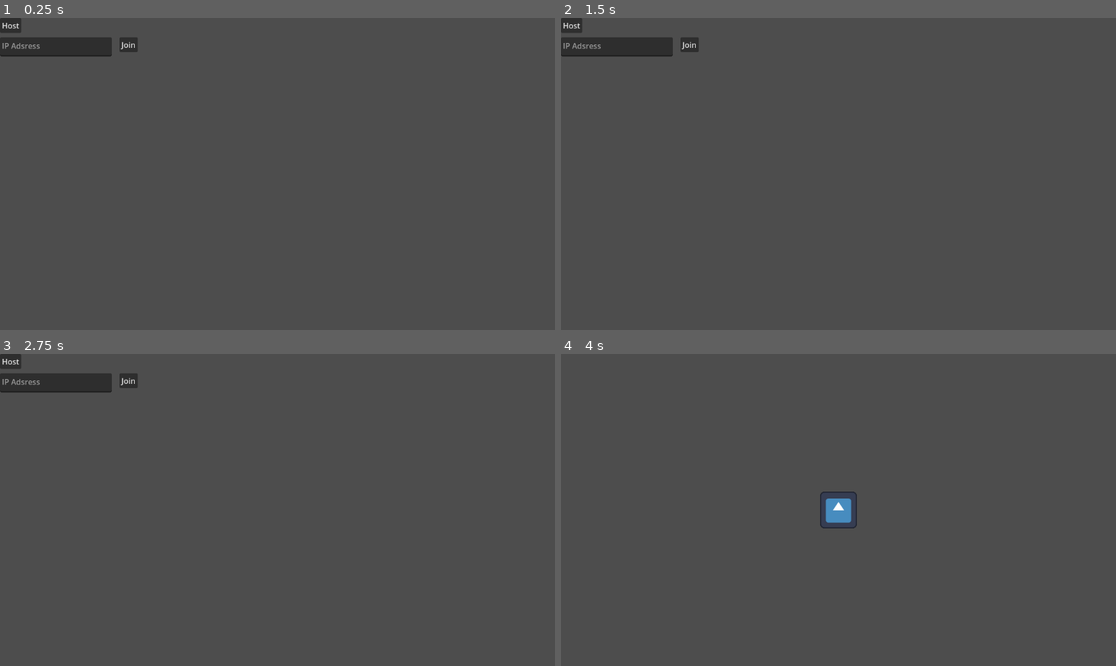
Above: before the commit, frames 1-4 (two rows, left to right).
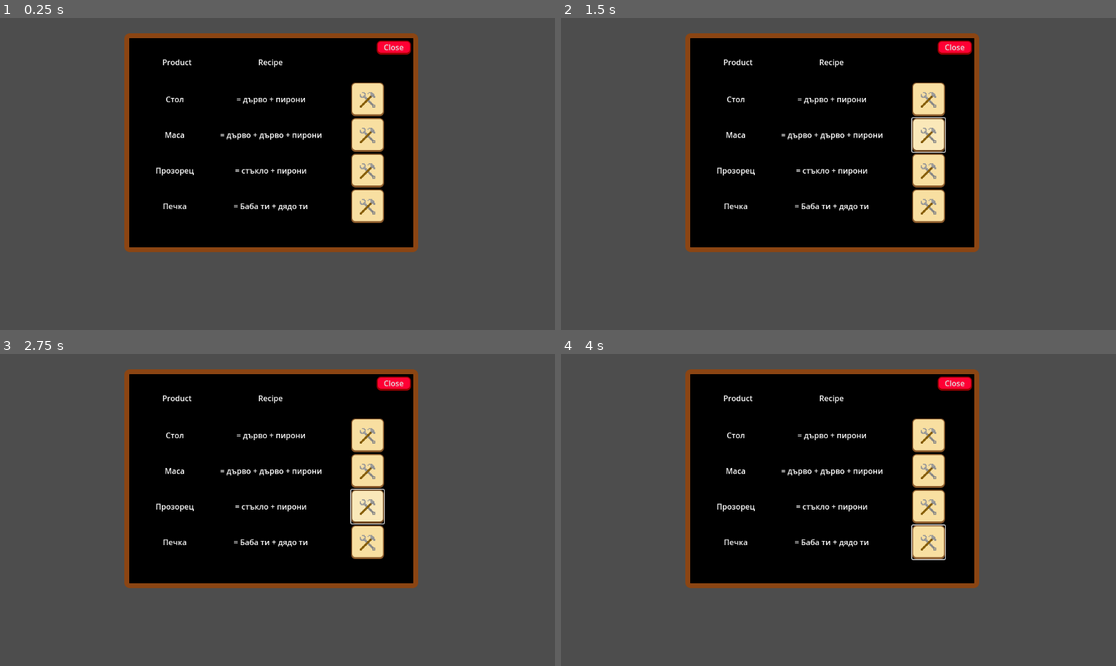
Above: after the commit, the same moments.

Repository: M41T4P-GAMES/Overworked
Game: Godot game, scene res://Scenes/recipes_UI.tscn
Same seed, same stepped clock (60 frames per second), same inputs: the game is played once before the commit and once after it. Before the commit the project starts from res://Scenes/menu.tscn. The engine's default icon, where the game draws it, is replaced by a stand-in: a white triangle on a blue panel in a dark square.
Inputs (mouse positions are in pixels of both pictures, inside the frame that each line leads up to):
- Up to frame 1 (0.25 s): no input
- Up to frame 2 (1.5 s): click (927, 99) at 0.52 s; click (927, 136) at 1.27 s
- Up to frame 3 (2.75 s): click (366, 506) at 2.02 s
- Up to frame 4 (4 s): click (927, 541) at 2.77 s; click (572, 360) at 3.5 s, where only the run before the commit has a clickable "Host"

The runs differ from the first frame. In frame 1, 38% of the frame differs, in the area x 0-76%, y 0-76%; in frame 2, 38%; in frame 3, 38%; in frame 4, 37%.

Commit message:
Crafting UI
ah

Diff:
--- /dev/null
+++ b/Assets/Crafting_UI/Default_button.tres
@@ -0,0 +1,42 @@
+[gd_resource type="Theme" load_steps=4 format=3 uid="uid://dys7obpbw7hjp"]
+
+[sub_resource type="StyleBoxFlat" id="StyleBoxFlat_b8jxc"]
+bg_color = Color(0.980609, 0.907434, 0.726971, 1)
+border_width_left = 2
+border_width_top = 2
+border_width_right = 2
+border_width_bottom = 4
+border_color = Color(0.440755, 0.280853, 0.126899, 1)
+corner_radius_top_left = 8
+corner_radius_top_right = 8
+corner_radius_bottom_right = 8
+corner_radius_bottom_left = 8
+
+[sub_resource type="StyleBoxFlat" id="StyleBoxFlat_huafb"]
+bg_color = Color(0.972549, 0.87451, 0.631373, 1)
+border_width_left = 2
+border_width_top = 2
+border_width_right = 2
+border_width_bottom = 4
+border_color = Color(0.545098, 0.352941, 0.168627, 1)
+corner_radius_top_left = 8
+corner_radius_top_right = 8
+corner_radius_bottom_right = 8
+corner_radius_bottom_left = 8
+
+[sub_resource type="StyleBoxFlat" id="StyleBoxFlat_tuhou"]
+bg_color = Color(0.55669, 0.448305, 0.146031, 1)
+border_width_left = 2
+border_width_top = 2
+border_width_right = 2
+border_width_bottom = 2
+border_color = Color(0.637843, 0.637843, 0.637843, 1)
+corner_radius_top_left = 8
+corner_radius_top_right = 8
+corner_radius_bottom_right = 8
+corner_radius_bottom_left = 8
+
+[resource]
+Button/styles/hover = SubResource("StyleBoxFlat_b8jxc")
+Button/styles/normal = SubResource("StyleBoxFlat_huafb")
+Button/styles/pressed = SubResource("StyleBoxFlat_tuhou")
--- /dev/null
+++ b/Assets/Crafting_UI/close_theme.tres
@@ -0,0 +1,42 @@
+[gd_resource type="Theme" load_steps=4 format=3 uid="uid://b66pkix1bercv"]
+
+[sub_resource type="StyleBoxFlat" id="StyleBoxFlat_o8p3t"]
+bg_color = Color(1, 0.231257, 0.285398, 1)
+border_width_left = 2
+border_width_top = 2
+border_width_right = 2
+border_width_bottom = 4
+border_color = Color(0.7781, 0.0200789, 0, 1)
+corner_radius_top_left = 8
+corner_radius_top_right = 8
+corner_radius_bottom_right = 8
+corner_radius_bottom_left = 8
+
+[sub_resource type="StyleBoxFlat" id="StyleBoxFlat_4h5gb"]
+bg_color = Color(1, 0, 0.203922, 1)
+border_width_left = 2
+border_width_top = 2
+border_width_right = 2
+border_width_bottom = 4
+border_color = Color(0.610461, 0.0103822, 4.33177e-07, 1)
+corner_radius_top_left = 8
+corner_radius_top_right = 8
+corner_radius_bottom_right = 8
+corner_radius_bottom_left = 8
+
+[sub_resource type="StyleBoxFlat" id="StyleBoxFlat_jocsp"]
+bg_color = Color(0.759609, 0, 0.0395836, 1)
+border_width_left = 2
+border_width_top = 2
+border_width_right = 2
+border_width_bottom = 2
+border_color = Color(0.473152, 0.00672471, 0, 1)
+corner_radius_top_left = 8
+corner_radius_top_right = 8
+corner_radius_bottom_right = 8
+corner_radius_bottom_left = 8
+
+[resource]
+Button/styles/hover = SubResource("StyleBoxFlat_o8p3t")
+Button/styles/normal = SubResource("StyleBoxFlat_4h5gb")
+Button/styles/pressed = SubResource("StyleBoxFlat_jocsp")
--- /dev/null
+++ b/Assets/Crafting_UI/window_theme.tres
@@ -0,0 +1,16 @@
+[gd_resource type="Theme" load_steps=2 format=3 uid="uid://cblx72lp0bij4"]
+
+[sub_resource type="StyleBoxFlat" id="StyleBoxFlat_h3ddv"]
+bg_color = Color(0, 0, 0, 1)
+border_width_left = 10
+border_width_top = 10
+border_width_right = 10
+border_width_bottom = 10
+border_color = Color(0.545098, 0.270588, 0.0745098, 1)
+corner_radius_top_left = 10
+corner_radius_top_right = 10
+corner_radius_bottom_right = 10
+corner_radius_bottom_left = 10
+
+[resource]
+PanelContainer/styles/panel = SubResource("StyleBoxFlat_h3ddv")
--- /dev/null
+++ b/Scenes/recipes_UI.tscn
@@ -0,0 +1,150 @@
+[gd_scene load_steps=6 format=3 uid="uid://dmp2fdxu0qr5n"]
+
+[ext_resource type="Script" uid="uid://bci0lv6x8ou43" path="res://Scenes/recipes_ui.gd" id="1_wk8mq"]
+[ext_resource type="Theme" uid="uid://cblx72lp0bij4" path="res://Assets/Crafting_UI/window_theme.tres" id="2_5nrwk"]
+[ext_resource type="Texture2D" uid="uid://dsbckkcehhl8o" path="res://Assets/Crafting_UI/crafting icon.png" id="2_erish"]
+[ext_resource type="Theme" uid="uid://dys7obpbw7hjp" path="res://Assets/Crafting_UI/Default_button.tres" id="2_gwifc"]
+[ext_resource type="Theme" uid="uid://b66pkix1bercv" path="res://Assets/Crafting_UI/close_theme.tres" id="4_r18me"]
+
+[node name="Control" type="Control"]
+layout_mode = 3
+anchors_preset = 15
+anchor_right = 1.0
+anchor_bottom = 1.0
+offset_left = -13.0
+offset_top = -12.0
+offset_right = -13.0
+offset_bottom = -12.0
+grow_horizontal = 2
+grow_vertical = 2
+script = ExtResource("1_wk8mq")
+
+[node name="PanelContainer" type="PanelContainer" parent="."]
+layout_mode = 2
+offset_left = 271.0
+offset_top = 74.0
+offset_right = 881.0
+offset_bottom = 468.0
+grow_horizontal = 2
+grow_vertical = 2
+theme = ExtResource("2_5nrwk")
+
+[node name="MarginContainer" type="MarginContainer" parent="PanelContainer"]
+layout_mode = 2
+theme_override_constants/margin_left = 5
+theme_override_constants/margin_top = 5
+theme_override_constants/margin_right = 5
+theme_override_constants/margin_bottom = 50
+
+[node name="VBoxContainer" type="VBoxContainer" parent="PanelContainer/MarginContainer"]
+layout_mode = 2
+
+[node name="Close" type="Button" parent="PanelContainer/MarginContainer/VBoxContainer"]
+layout_mode = 2
+size_flags_horizontal = 8
+theme = ExtResource("4_r18me")
+text = "   Close   "
+
+[node name="HBoxContainer" type="HBoxContainer" parent="PanelContainer/MarginContainer/VBoxContainer"]
+layout_mode = 2
+size_flags_vertical = 3
+
+[node name="Product" type="Label" parent="PanelContainer/MarginContainer/VBoxContainer/HBoxContainer"]
+layout_mode = 2
+size_flags_horizontal = 6
+text = "Product"
+
+[node name="recipe" type="Label" parent="PanelContainer/MarginContainer/VBoxContainer/HBoxContainer"]
+layout_mode = 2
+size_flags_horizontal = 6
+text = "Recipe"
+
+[node name="Crafting" type="Label" parent="PanelContainer/MarginContainer/VBoxContainer/HBoxContainer"]
+layout_mode = 2
+size_flags_horizontal = 6
+
+[node name="HBoxContainer2" type="HBoxContainer" parent="PanelContainer/MarginContainer/VBoxContainer"]
+layout_mode = 2
+size_flags_vertical = 3
+
+[node name="Crafting" type="Label" parent="PanelContainer/MarginContainer/VBoxContainer/HBoxContainer2"]
+layout_mode = 2
+size_flags_horizontal = 6
+
+[node name="GridContainer" type="GridContainer" parent="PanelContainer/MarginContainer/VBoxContainer"]
+layout_mode = 2
+size_flags_vertical = 3
+columns = 3
+
+[node name="chair" type="Label" parent="PanelContainer/MarginContainer/VBoxContainer/GridContainer"]
+layout_mode = 2
+size_flags_horizontal = 6
+text = "Стол"
+
+[node name="chair_recipe" type="Label" parent="PanelContainer/MarginContainer/VBoxContainer/GridContainer"]
+layout_mode = 2
+size_flags_horizontal = 6
+text = "= дърво + пирони"
+
+[node name="craft_chair" type="Button" parent="PanelContainer/MarginContainer/VBoxContainer/GridContainer"]
+layout_mode = 2
+size_flags_horizontal = 6
+size_flags_vertical = 4
+mouse_default_cursor_shape = 2
+theme = ExtResource("2_gwifc")
+icon = ExtResource("2_erish")
+icon_alignment = 1
+
+[node name="table" type="Label" parent="PanelContainer/MarginContainer/VBoxContainer/GridContainer"]
+layout_mode = 2
+size_flags_horizontal = 6
+text = "Маса"
+
+[node name="table_recipe" type="Label" parent="PanelContainer/MarginContainer/VBoxContainer/GridContainer"]
+layout_mode = 2
+size_flags_horizontal = 6
+text = "= дърво + дърво + пирони"
+
+[node name="craft_table" type="Button" parent="PanelContainer/MarginContainer/VBoxContainer/GridContainer"]
+layout_mode = 2
+size_flags_horizontal = 6
+size_flags_vertical = 4
+mouse_default_cursor_shape = 2
+theme = ExtResource("2_gwifc")
+icon = ExtResource("2_erish")
+
+[node name="window" type="Label" parent="PanelContainer/MarginContainer/VBoxContainer/GridContainer"]
+layout_mode = 2
+size_flags_horizontal = 6
+text = "Прозорец"
+
+[node name="windoe_recipe" type="Label" parent="PanelContainer/MarginContainer/VBoxContainer/GridContainer"]
+layout_mode = 2
+size_flags_horizontal = 6
+text = "= стъкло + пирони"
+
+[node name="craft_window" type="Button" parent="PanelContainer/MarginContainer/VBoxContainer/GridContainer"]
+layout_mode = 2
+size_flags_horizontal = 6
+size_flags_vertical = 4
+mouse_default_cursor_shape = 2
+theme = ExtResource("2_gwifc")
+icon = ExtResource("2_erish")
+
+[node name="furnace" type="Label" parent="PanelContainer/MarginContainer/VBoxContainer/GridContainer"]
+layout_mode = 2
+size_flags_horizontal = 6
+text = "Печка"
+
+[node name="furnace_recipe" type="Label" parent="PanelContainer/MarginContainer/VBoxContainer/GridContainer"]
+layout_mode = 2
+size_flags_horizontal = 6
+text = "= Баба ти + дядо ти"
+
+[node name="craft_furnace" type="Button" parent="PanelContainer/MarginContainer/VBoxContainer/GridContainer"]
+layout_mode = 2
+size_flags_horizontal = 6
+size_flags_vertical = 4
+mouse_default_cursor_shape = 2
+theme = ExtResource("2_gwifc")
+icon = ExtResource("2_erish")
--- /dev/null
+++ b/Scenes/recipes_ui.gd
@@ -0,0 +1,11 @@
+extends Control
+
+var recipes = []
+
+func _ready() -> void:
+	parse_json()
+
+func parse_json():
+	var file = FileAccess.open("res://recipes.json", FileAccess.READ)
+	var text = file.get_as_text()
+	recipes = JSON.parse_string(text)
--- /dev/null
+++ b/Scripts/recipes_UI.gd
@@ -0,0 +1,8 @@
+extends Control
+
+var recipes = [];
+func _ready() -> void:
+	parse_recipes()
+
+func parse_recipes():
+	var file = FileAccess.open("res://recipe)
--- a/project.godot
+++ b/project.godot
@@ -11,7 +11,7 @@
 [application]
 
 config/name="New Game Project"
-run/main_scene="uid://cwpg4ek85x3n4"
+run/main_scene="uid://dmp2fdxu0qr5n"
 config/features=PackedStringArray("4.4", "Forward Plus")
 config/icon="res://icon.svg"
 
Binary file added: Assets/Crafting_UI/crafting icon.png
Not shown, added: Assets/Crafting_UI/crafting icon.png.import
Not shown, added: Scenes/recipes_ui.gd.uid
Not shown, added: Scripts/recipes_UI.gd.uid
